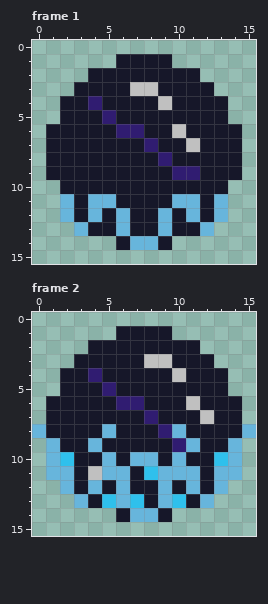
One commit to this pixel-art file: Sprites/Weapons_Spells/Coldcone.aseprite. This is how it looked before the edit.
16x16 pixels, 5 frames. Shown: frame 1, frame 2. The commit also changed other frames, which this record leaves out.
Once edited:
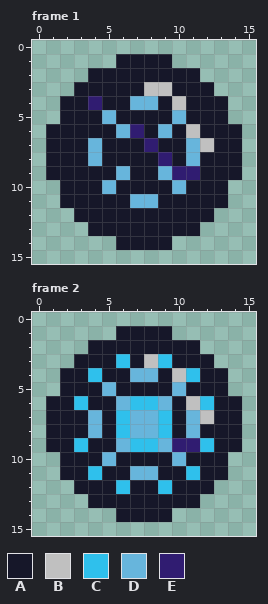
Palette (. is transparent): A #161729  B #c0c0c0  C #2fc0ec  D #67b5dc  E #301c71
Changes in this commit:
layer "Orb" added
layer "Spell effect" added
layer "Layer 1" removed
--- frame 1
@@ x 0..15 @@
  2 ....AAAAAAAA....
- 3 ...AAAABBAAAA...
- 4 ..AAEAAAABAAAA..
- 5 ..AAAEAAAAAAAA..
- 6 .AAAAAEEAABAAAA.
- 7 .AAAAAAAEAABAAA.
- 8 .AAAAAAAAEAAAAA.
- 9 .AAAAAAAAAEEAAA.
-10 ..AAAAAAAAAAAA..
-11 ..DADDAAAADDAD..
-12 ..DADADAADADAD..
-13 ...DAADAADAAD...
-14 ......ADDA......
+ 3 ...AAAAABBAAA...
+ 4 ..AAEAADDABAAA..
+ 5 ..AAADAAAADAAA..
+ 6 .AAAAADEADABAAA.
+ 7 .AAADAAAEAADBAA.
+ 8 .AAADAAAAEADAAA.
+ 9 .AAAAADAADEEAAA.
+10 ..AAADAAAADAAA..
+11 ..AAAAADDAAAAA..
+12 ...AAAAAAAAAA...
+13 ....AAAAAAAA....
+14 ......AAAA......
 15 ................
--- frame 2
@@ x 0..15 @@
  2 ....AAAAAAAA....
- 3 ...AAAAABBAAA...
- 4 ..AAEAAAAABAAA..
- 5 ..AAAEAAAAAAAA..
- 6 .AAAAAEEAAABAAA.
- 7 .AAAAAAAEAAABAA.
- 8 DAAAADAAAEDAAAAD
- 9 .DAADAAAAAEDAAD.
-10 .DCAADADDADAACD.
-11 .DDABDDACDDDADD.
-12 ..DADADAADADAD..
-13 ...DACDCADCAD...
-14 ......ADDA......
+ 3 ...AAACABCAAA...
+ 4 ..AACAADDABCAA..
+ 5 ..AAADAAAADAAA..
+ 6 .AACAADCCDABCAA.
+ 7 .AAADACDDCADBAA.
+ 8 .AAADACDDCADAAA.
+ 9 .AACAADCCDEECAA.
+10 ..AAADAAAADAAA..
+11 ..AACAADDAACAA..
+12 ...AAACAACAAA...
+13 ....AAAAAAAA....
+14 ......AAAA......
 15 ................
